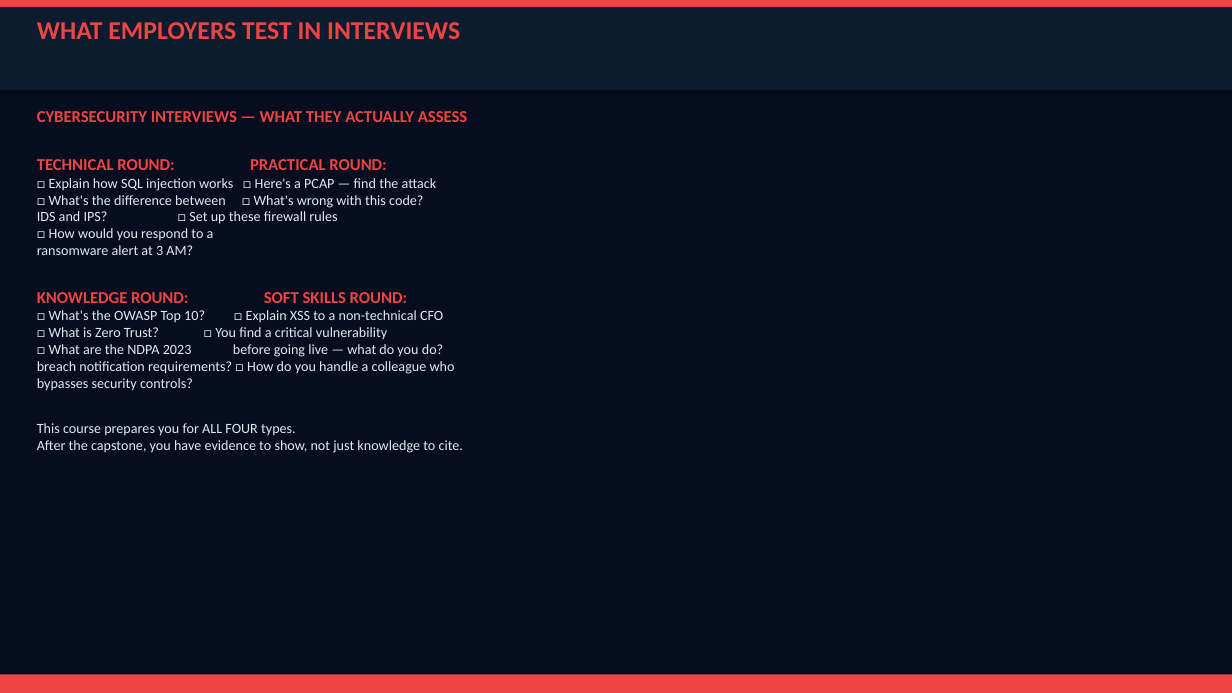
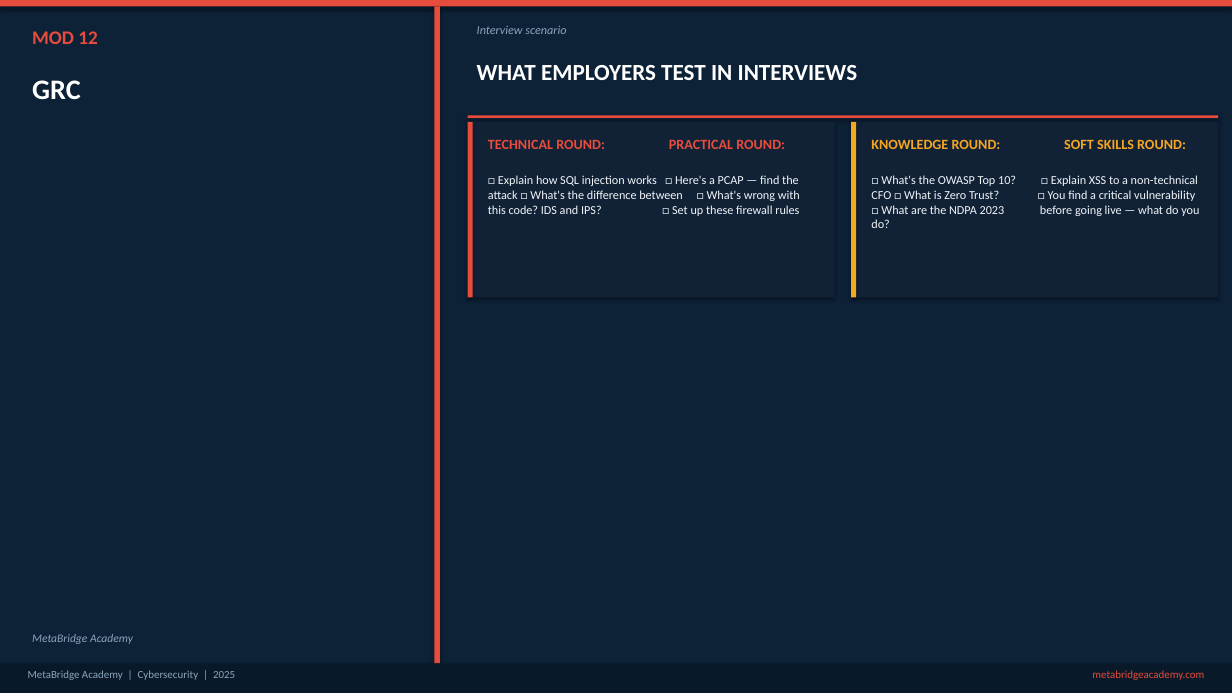
Before and after one commit to Gidoty/metabridge-website, a slide deck: slide 51 of exports/Cybersecurity-Slide-Deck.pptx (slide 52 before the commit). Drawn at 1232x693 pixels with LibreOffice and Linux fonts; fonts in the diff are those of the drawing. Boxes give left, top, right and bottom in pixels: in the first picture for what was removed or moved away, otherwise in the second. Text is boxed around its words. In the diff, an @@ line names an element or a change of style, - is before the commit and + after.

```diff
--- a/exports/Cybersecurity-Slide-Deck.pptx
+++ b/exports/Cybersecurity-Slide-Deck.pptx
@@ background #060D1E to #0D2137 @@
@@ rectangle at [0,0,1232,6]: fill #EF4444 to #E74C3C @@
@@ rectangle removed at [0,7,1232,91] @@
@@ rectangle added at [434,6,440,664], fill #E74C3C @@
@@ text added at [477,26,566,34], 9.5 pt, text #8BA5BE, italic @@
+Interview scenario
@@ text added at [32,31,97,44], 15 pt, text #E74C3C, bold @@
+MOD 12
@@ text "WHAT EMPLOYERS TEST IN INTERVIEWS": place and size @@
-text "WHAT EMPLOYERS TEST IN INTERVIEWS" at [37,22,460,39]
+text "WHAT EMPLOYERS TEST IN INTERVIEWS" at [477,65,858,80]
@@ text "WHAT EMPLOYERS TEST IN INTERVIEWS" at [477,65,858,80]: size 20 to 18 pt, text colour #EF4444 to #FFFFFF @@
@@ text added at [32,80,81,99], 22 pt, text #FFFFFF, bold @@
+GRC
@@ text removed at [37,111,468,453] @@
-CYBERSECURITY INTERVIEWS — WHAT THEY ACTUALLY ASSESS
-TECHNICAL ROUND: PRACTICAL ROUND:
-□ Explain how SQL injection works □ Here's a PCAP — find the attack
-□ What's the difference between □ What's wrong with this code?
-IDS and IPS? □ Set up these firewall rules
-□ How would you respond to a
-ransomware alert at 3 AM?
-KNOWLEDGE ROUND: SOFT SKILLS ROUND:
-□ What's the OWASP Top 10? □ Explain XSS to a non-technical CFO
-□ What is Zero Trust? □ You find a critical vulnerability
-□ What are the NDPA 2023 before going live — what do you do?
-breach notification requirements? □ How do you handle a colleague who
-bypasses security controls?
-This course prepares you for ALL FOUR types.
-After the capstone, you have evidence to show, not just knowledge to cite.
@@ rectangle added at [468,116,1218,118], fill #E74C3C @@
@@ rectangle added at [468,122,835,298], fill #122236 @@
@@ rectangle added at [468,122,473,298], fill #E74C3C @@
@@ text added at [488,139,785,149], 11 pt, text #E74C3C, bold @@
+TECHNICAL ROUND: PRACTICAL ROUND:
@@ rectangle added at [851,122,1218,298], fill #122236 @@
@@ rectangle added at [851,122,857,298], fill #F5A623 @@
@@ text added at [871,139,1186,149], 11 pt, text #F5A623, bold @@
+KNOWLEDGE ROUND: SOFT SKILLS ROUND:
@@ text added at [488,175,800,216], 9.5 pt, text #F0F4F8 @@
+□ Explain how SQL injection works □ Here's a PCAP — find the attack □ What's the difference between □ What's wrong with this code? IDS and IPS? □ Set up these firewall rules
@@ text added at [881,175,1199,216], 9.5 pt, text #F0F4F8 @@
+□ What's the OWASP Top 10? □ Explain XSS to a non-technical CFO □ What is Zero Trust? □ You find a critical vulnerability □ What are the NDPA 2023 before going live — what do you do?
@@ text added at [32,634,133,644], 9 pt, text #8BA5BE, italic @@
+MetaBridge Academy
@@ rectangle: place and size @@
-rectangle at [0,675,1232,693]
+rectangle at [0,664,1232,693]
@@ rectangle at [0,664,1232,693]: fill #EF4444 to #0A1929 @@
@@ text added at [28,670,235,680], 8.5 pt, text #8BA5BE @@
+MetaBridge Academy | Cybersecurity | 2025
@@ text added at [1092,670,1204,680], 8.5 pt, text #E74C3C @@
+metabridgeacademy.com
```
Also in this commit, not shown: 49 other slides changed, 7 slides added, 8 slides removed, 25 other files.
